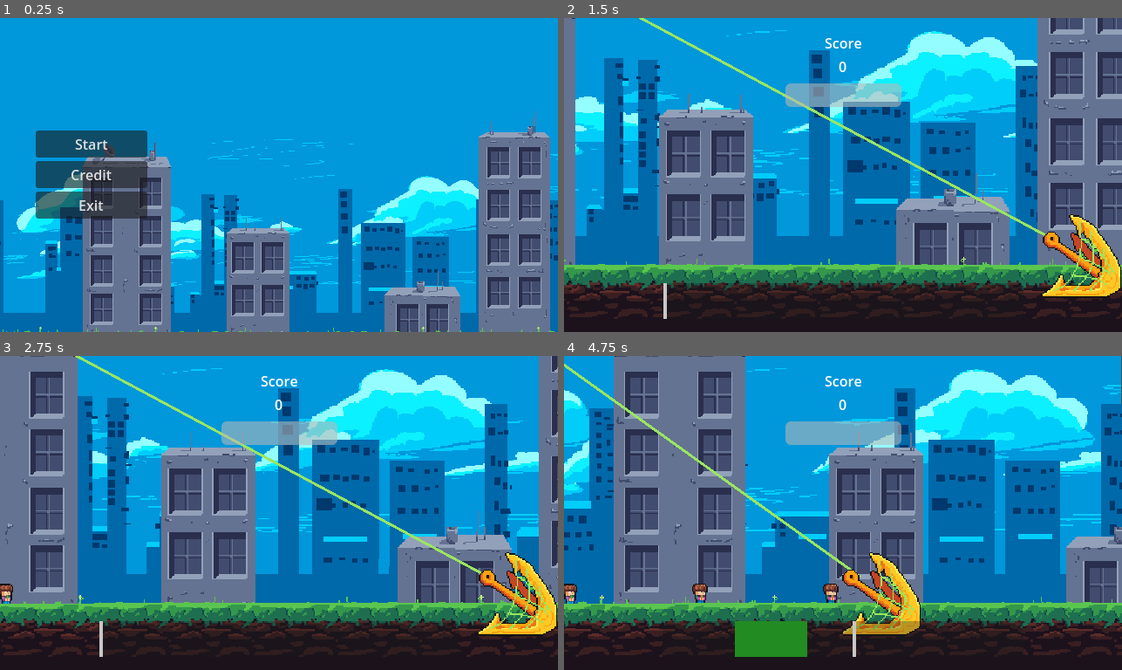
Above: before the commit, frames 1-4 (two rows, left to right).
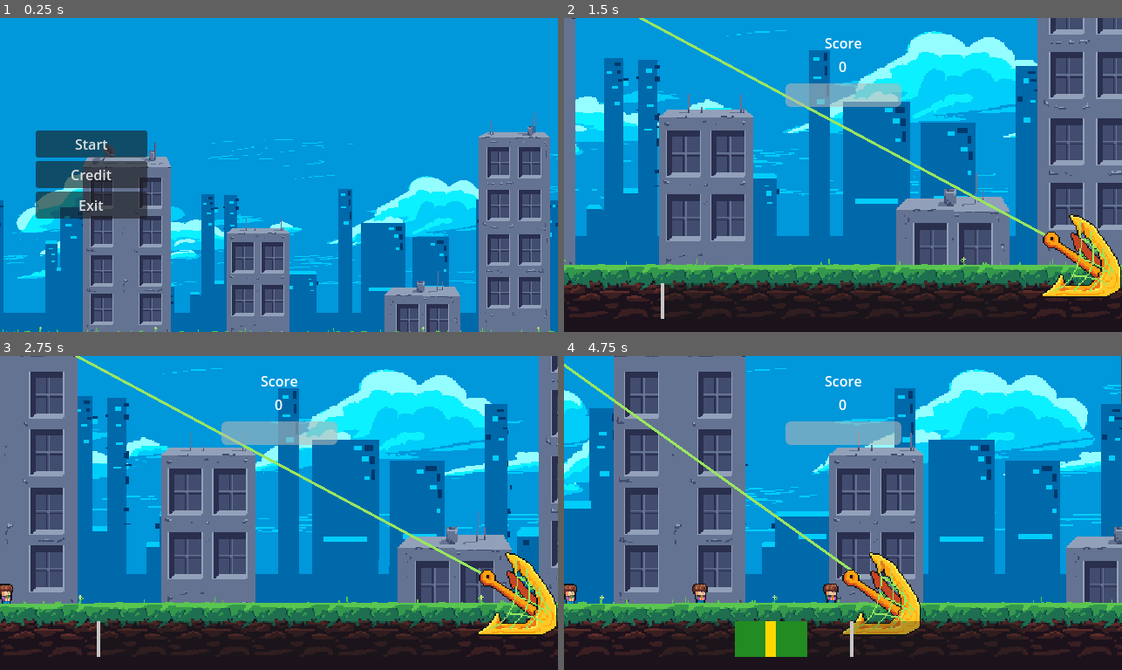
Above: after the commit, the same moments.

Repository: Tenes/mini-jam-153
Game: Godot game, scene res://Scenes/main_menu_scene.tscn
Two runs of this game, one before a commit and one after it. Both use one fixed random seed, a clock stepped at 60 frames per second and the inputs below.
Inputs (mouse positions are in pixels of both pictures, inside the frame that each line leads up to):
- Up to frame 1 (0.25 s): no input
- Up to frame 2 (1.5 s): click "Start" at 0.5 s; move the mouse to (965, 159) at 1.27 s; click (965, 159) at 1.35 s
- Up to frame 3 (2.75 s): move the mouse to (167, 528) at 2.02 s; click (167, 528) at 2.1 s
- Up to frame 4 (4.75 s): move the mouse to (898, 443) at 2.77 s; click (898, 443) at 2.85 s; move the mouse to (815, 575) at 3.52 s; click (815, 575) at 3.6 s; move the mouse to (1010, 560) at 4.27 s; click (1010, 560) at 4.35 s

The runs differ from the first frame. In frame 1, 1.0% of the frame differs, in the area x 0-100%, y 55-92%; in frame 2, 2.2%, in the area x 4-85%, y 11-96%; in frame 3, 2.1%; in frame 4, 2.2%.

Commit message:
Added great success

Diff:
--- a/Models/Harpoon/harpoon.gd
+++ b/Models/Harpoon/harpoon.gd
@@ -29,9 +29,11 @@
 func updateInteractable(status):
 	if interactables.size() > 0:
 		var targetInteractable = self.interactables.pop_front()
-		if status == Global.BarStatus.SUCCESS:
+		if status == Global.BarStatus.SUCCESS or status == Global.BarStatus.GREAT_SUCCESS:
 			self.capturedInteractables.append(targetInteractable);
 			refreshBar();
+			if status == Global.BarStatus.GREAT_SUCCESS:
+				print("GREAT")
 		if !isReeling:
 			playReelingAnimation();
 
--- a/Models/UI/ActionProgressBar/action_progress_bar.gd
+++ b/Models/UI/ActionProgressBar/action_progress_bar.gd
@@ -1,5 +1,6 @@
 extends ProgressBar
 @export var base_speed = 200.0
+@export var great_success_divider = 7.0
 var current_speed = 0
 var current_start_pourcentage = -1
 var current_pourcentage = -1
@@ -13,7 +14,7 @@
 	value += current_speed * delta
 	if value == 100 or value == 0:
 		current_speed *= -1
-	%VSeparator.position.x = value/max_value * size.x
+	%VSeparator.position.x = value/max_value * size.x - %VSeparator.size.x /2
 
 func set_capture_area(start_pourcentage, pourcentage):
 	current_speed = base_speed
@@ -24,7 +25,13 @@
 	rec.color = Color.FOREST_GREEN
 	rec.size = Vector2(pourcentage/100.0 * size.x,size.y)
 	rec.position = Vector2(start_pourcentage/100.0 * size.x,0)
+	var great_rec = ColorRect.new()
+	great_rec.color = Color.GOLD
+	var great_rec_size = pourcentage/great_success_divider
+	great_rec.size = Vector2(great_rec_size/100.0 * size.x,size.y)
+	great_rec.position = Vector2(start_pourcentage/100.0 * size.x + (pourcentage/100.0 * size.x/2) - great_rec_size/100.0 * size.x/2 ,0)
 	area_container.add_child(rec)
+	area_container.add_child(great_rec)
 
 func clear_capture_area():
 	for child in area_container.get_children():
@@ -33,9 +40,17 @@
 func _unhandled_input(event):
 	if Input.is_action_just_pressed("left_click") and current_pourcentage > -1:
 		if value >= current_start_pourcentage and value <= current_start_pourcentage+current_pourcentage:
+			var great_value = current_start_pourcentage+current_pourcentage*0.5
+			print(great_value - current_pourcentage / great_success_divider /2.0)
+			print(great_value + current_pourcentage / great_success_divider /2.0)
+			print(value)
+			print("--------")
+			if value >= great_value - current_pourcentage / great_success_divider /2.0 and  value <= great_value + current_pourcentage / great_success_divider /2.0:
+				Events.bar_clicked.emit(Global.BarStatus.GREAT_SUCCESS)
+			else :
+				Events.bar_clicked.emit(Global.BarStatus.SUCCESS)
 			clear_capture_area()
 			reset()
-			Events.bar_clicked.emit(Global.BarStatus.SUCCESS)
 		else:
 			Events.bar_clicked.emit(Global.BarStatus.FAILED)
 
--- a/Models/UI/ActionProgressBar/action_progress_bar.tscn
+++ b/Models/UI/ActionProgressBar/action_progress_bar.tscn
@@ -39,7 +39,7 @@
 [node name="VSeparator" type="VSeparator" parent="."]
 unique_name_in_owner = true
 layout_mode = 0
-offset_right = 6.0
+offset_right = 4.0
 offset_bottom = 40.0
 mouse_filter = 2
 theme_override_styles/separator = SubResource("StyleBoxLine_xp6ne")
Binary file changed: Assets/BackgroundCity_01.png
Not shown, changed: Assets/BackgroundCity_01.png.import
Binary file changed: Assets/Background_01.aseprite
Not shown: 1 places in Models/Decor/parallax_container_node_2d.tscn that only renumber resources
